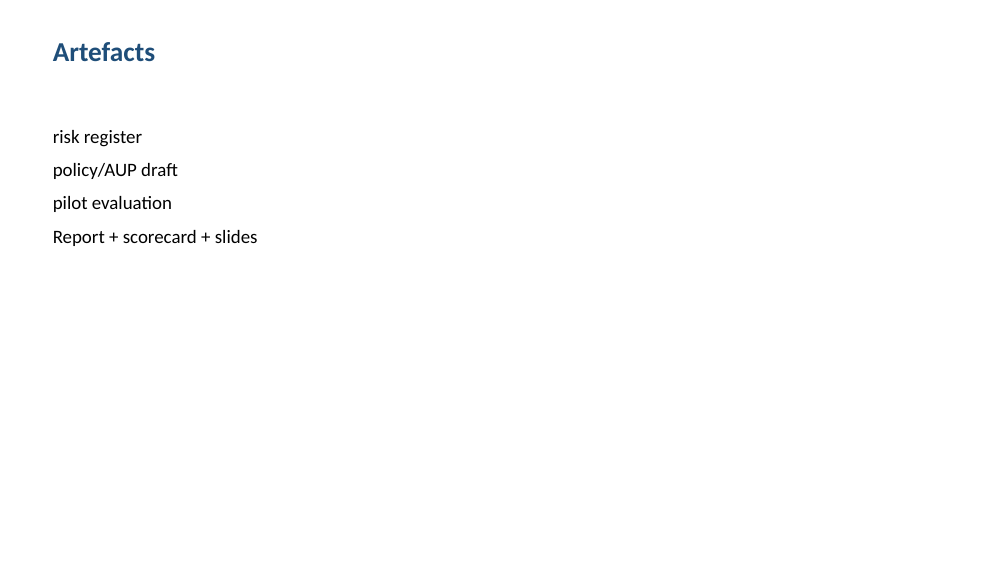
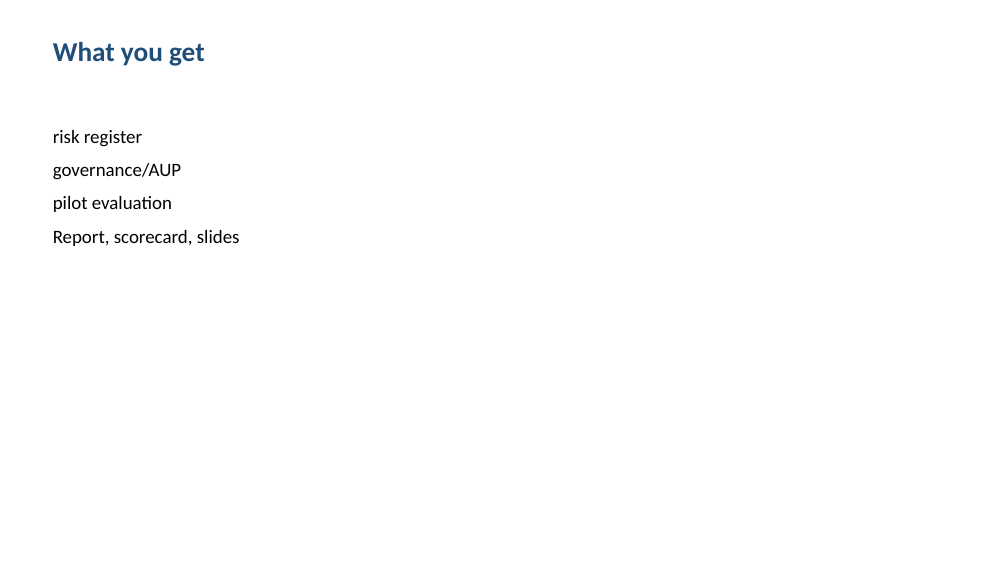
Before and after one commit to shohrabniaz/ai-assisted-assessment-feedback-tool, a slide deck: slide 3 of Final_Submission/02_Presentation.pptx. Drawn at 1008x567 pixels with LibreOffice and Linux fonts; fonts in the diff are those of the drawing. Boxes give left, top, right and bottom in pixels: in the first picture for what was removed or moved away, otherwise in the second. Text is boxed around its words. In the diff, an @@ line names an element or a change of style, - is before the commit and + after.

```diff
--- a/Final_Submission/02_Presentation.pptx
+++ b/Final_Submission/02_Presentation.pptx
@@ text at box(53, 42, 205, 66): text changed @@
-Artefacts
+What you get
@@ text at box(53, 163, 181, 180): text changed @@
-policy/AUP draft
+governance/AUP
@@ text at box(53, 230, 240, 246): text changed @@
-Report + scorecard + slides
+Report, scorecard, slides
```
Also in this commit, not shown: 3 other slides changed, 12 other files.
